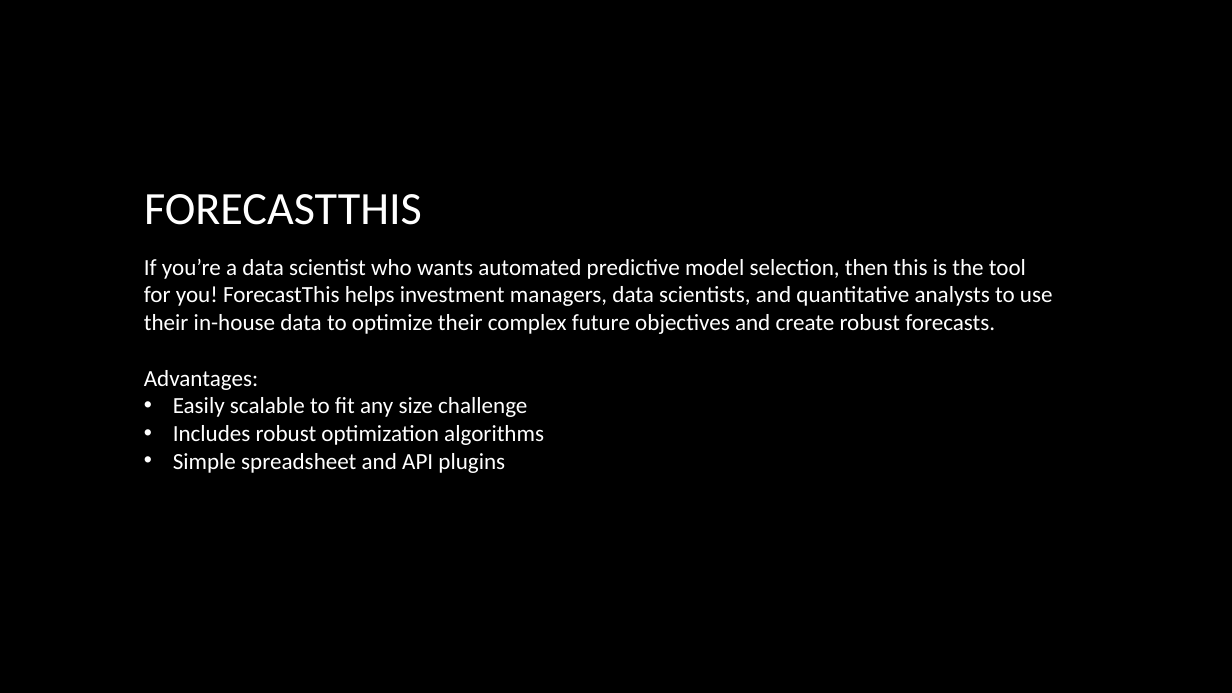
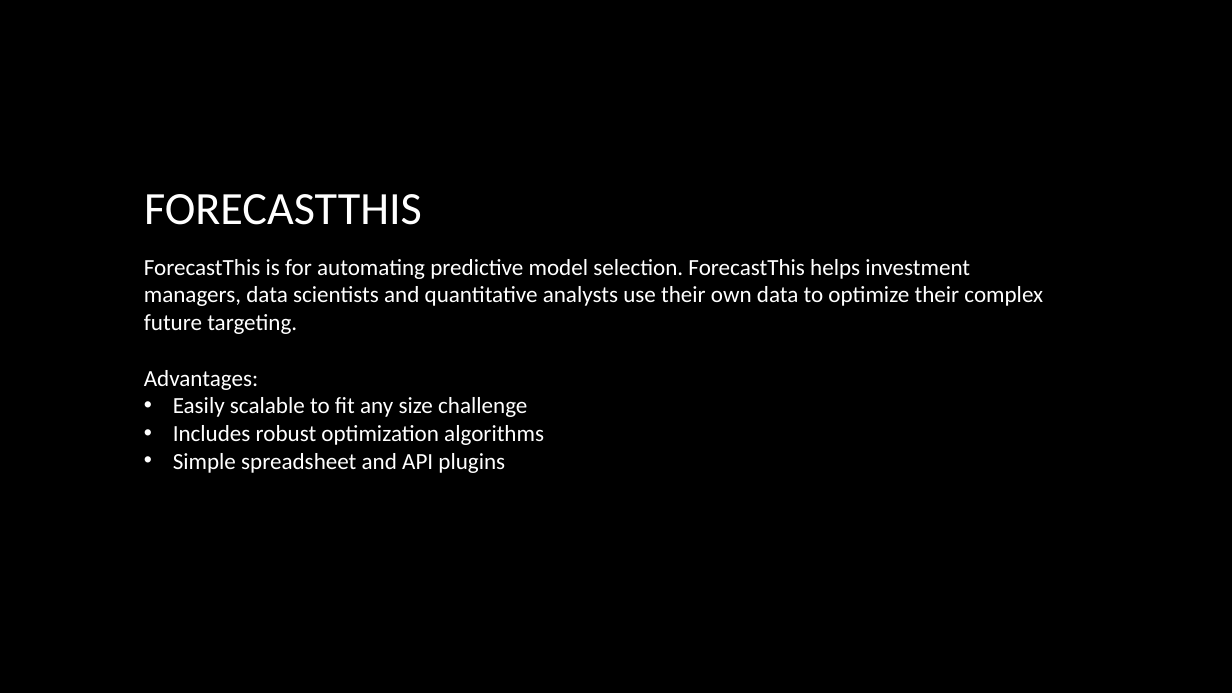
Before and after one commit to dalikey/portfolio-data-science, a slide deck: slide 9 of Most popular Data Science tools.pptx. Drawn at 1232x693 pixels with LibreOffice and Linux fonts; fonts in the diff are those of the drawing; background and template pictures are left out. Boxes give left, top, right and bottom in pixels: in the first picture for what was removed or moved away, otherwise in the second. Text is boxed around its words. In the diff, an @@ line names an element or a change of style, - is before the commit and + after.

```diff
--- a/Most popular Data Science tools.pptx
+++ b/Most popular Data Science tools.pptx
@@ text at bbox=[144, 259, 1043, 334]: text changed @@
-If you’re a data scientist who wants automated predictive model selection, then this is the tool for you! ForecastThis helps investment managers, data scientists, and quantitative analysts to use their in-house data to optimize their complex future objectives and create robust forecasts.
+ForecastThis is for automating predictive model selection. ForecastThis helps investment managers, data scientists and quantitative analysts use their own data to optimize their complex future targeting.
```
Also in this commit, not shown: 8 other slides changed, 1 other file.
